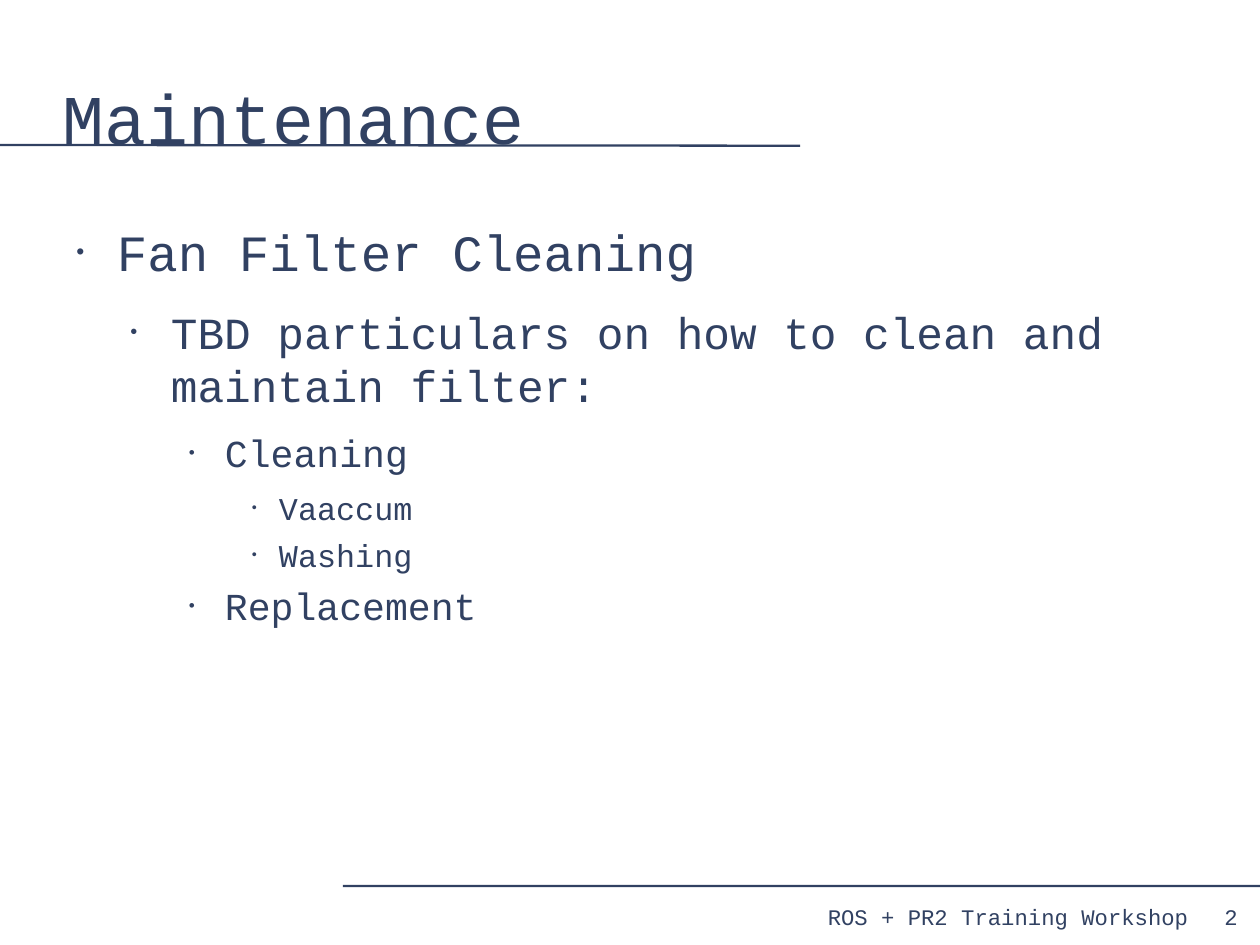
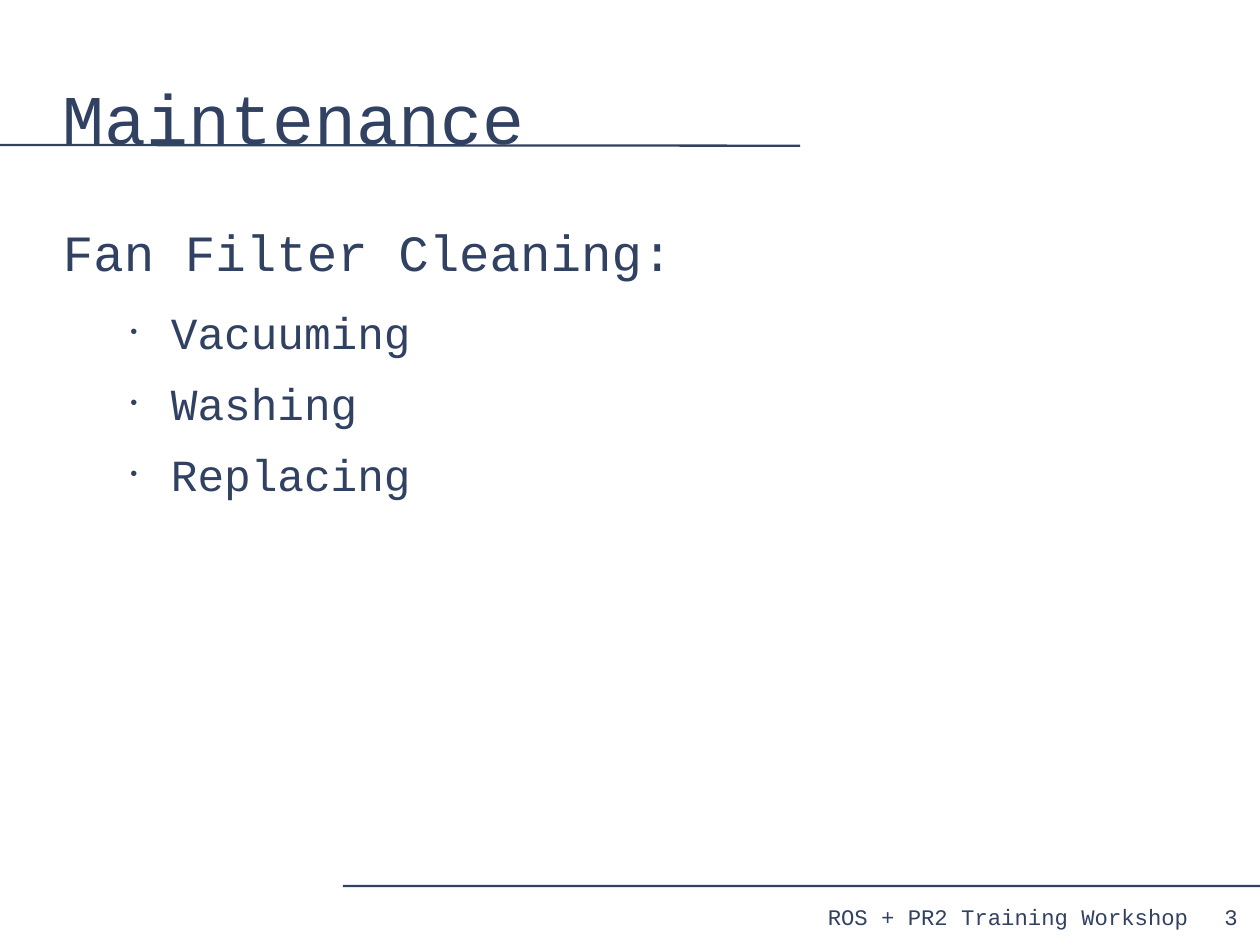
Before and after one commit to PR2/pr2_docs, a slide deck: slide 3 of pr2_training_workshop/servicing_pr2/PR2_Wrkshp_Slides.odp (slide 2 before the commit). Drawn at 1260x945 pixels with LibreOffice and Linux fonts; fonts in the diff are those of the drawing. Boxes give left, top, right and bottom in pixels: in the first picture for what was removed or moved away, otherwise in the second. Text is boxed around its words. In the diff, an @@ line names an element or a change of style, - is before the commit and + after.

```diff
--- a/pr2_training_workshop/servicing_pr2/PR2_Wrkshp_Slides.odp
+++ b/pr2_training_workshop/servicing_pr2/PR2_Wrkshp_Slides.odp
@@ text at box(63, 235, 672, 358): text changed; size 28 to 32 pt @@
-• Fan Filter Cleaning
-  • TBD particulars on how to clean and maintain filter:
-    • Cleaning
-      • Vaaccum
+Fan Filter Cleaning:
+  • Vacuuming
@@ text at box(171, 388, 357, 429): size 20 to 28 pt in "Washing"; list level 4 to 2 in "Washing" @@
@@ text at box(171, 460, 411, 501): text changed; size 24 to 28 pt @@
-    • Replacement
+  • Replacing
@@ page number at box(1224, 910, 1237, 925): text changed @@
-2
+3
```
Also in this commit, not shown: 1 other slide changed, 1 slide added.
